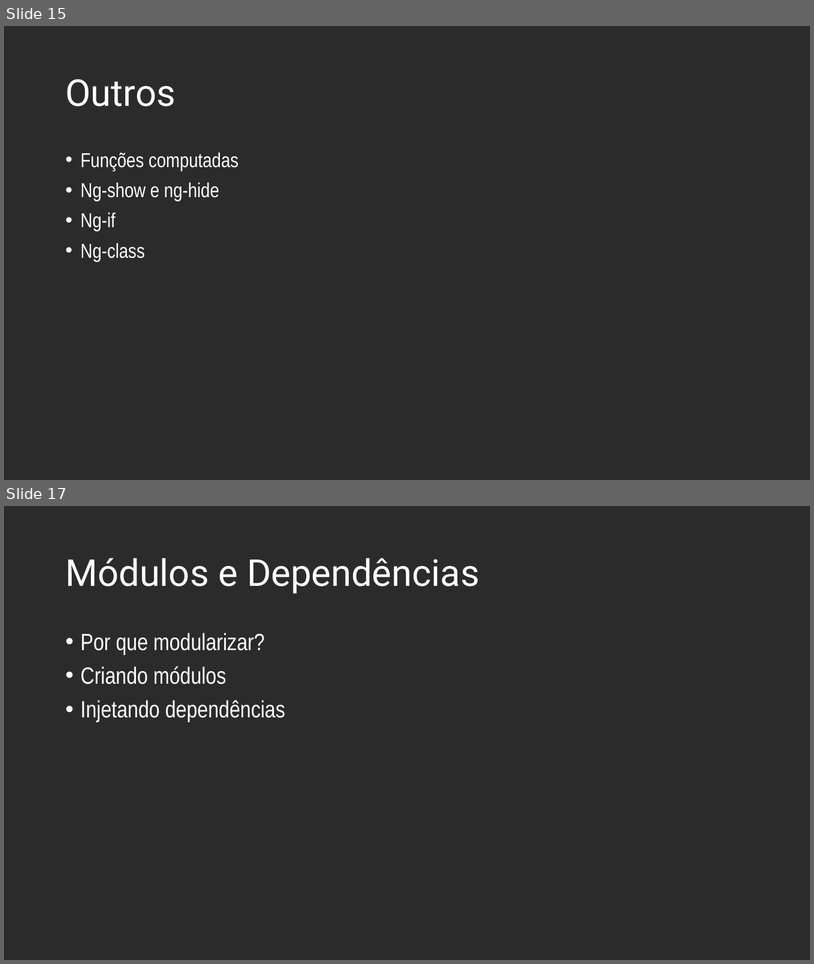
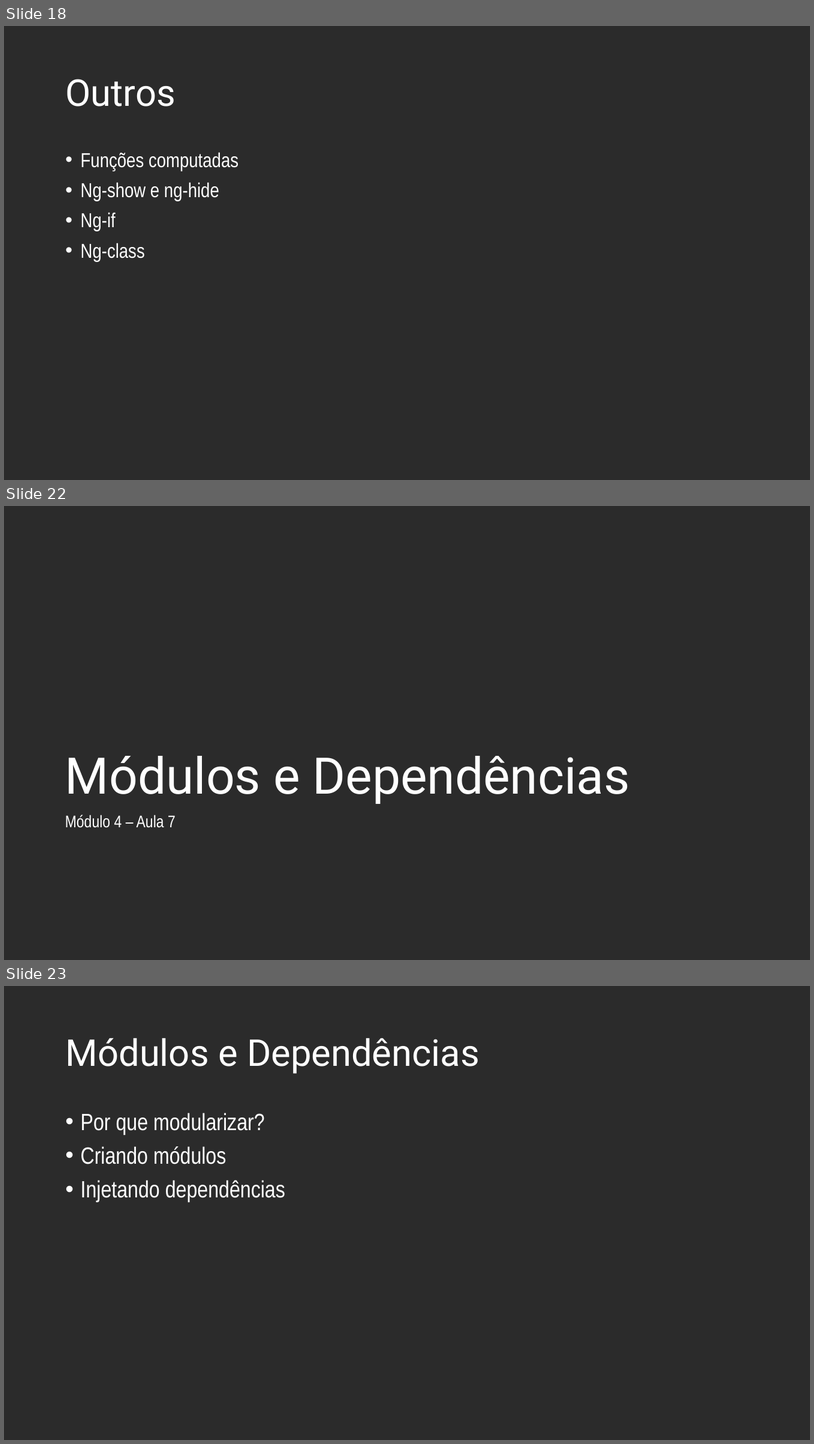
Before and after one commit to andrebaltieri/5485, a slide deck: ppts/Modulo 4/5485 - M04A01.pptx. Shown one above the other, each under a label of ours: slides 15 and 17 before the commit, slides 18, 22 and 23 after it; the slides between them are not shown. The pictures are 814x964 and 814x1444 pixels, drawn with LibreOffice and Linux fonts; fonts in the diff are those of the drawing; background and template pictures are left out; a plain dark background stands for a picture behind light text. Boxes give left, top, right and bottom in pixels: in the first picture for what was removed or moved away, otherwise in the second. Text is boxed around its words. In the diff, an @@ line names an element or a change of style, - is before the commit and + after.

```diff
--- a/ppts/Modulo 4/5485 - M04A01.pptx
+++ b/ppts/Modulo 4/5485 - M04A01.pptx
@@ slide 22 added at <box>4,506,810,960</box>, background picture (left out) @@
@@ title added at <box>65,756,630,804</box>, 60 pt, text #FFFFFF @@
+Módulos e Dependências
@@ text added at <box>65,814,176,828</box>, 20 pt, text #FFFFFF @@
+  Módulo 4 – Aula 7
@@ what was slide 15 is now slide 18 @@
@@ what was slide 17 is now slide 23 @@
```
Also in this commit, not shown: 2 slides changed, 12 other slides added, 2 slides removed, 6 other files.
